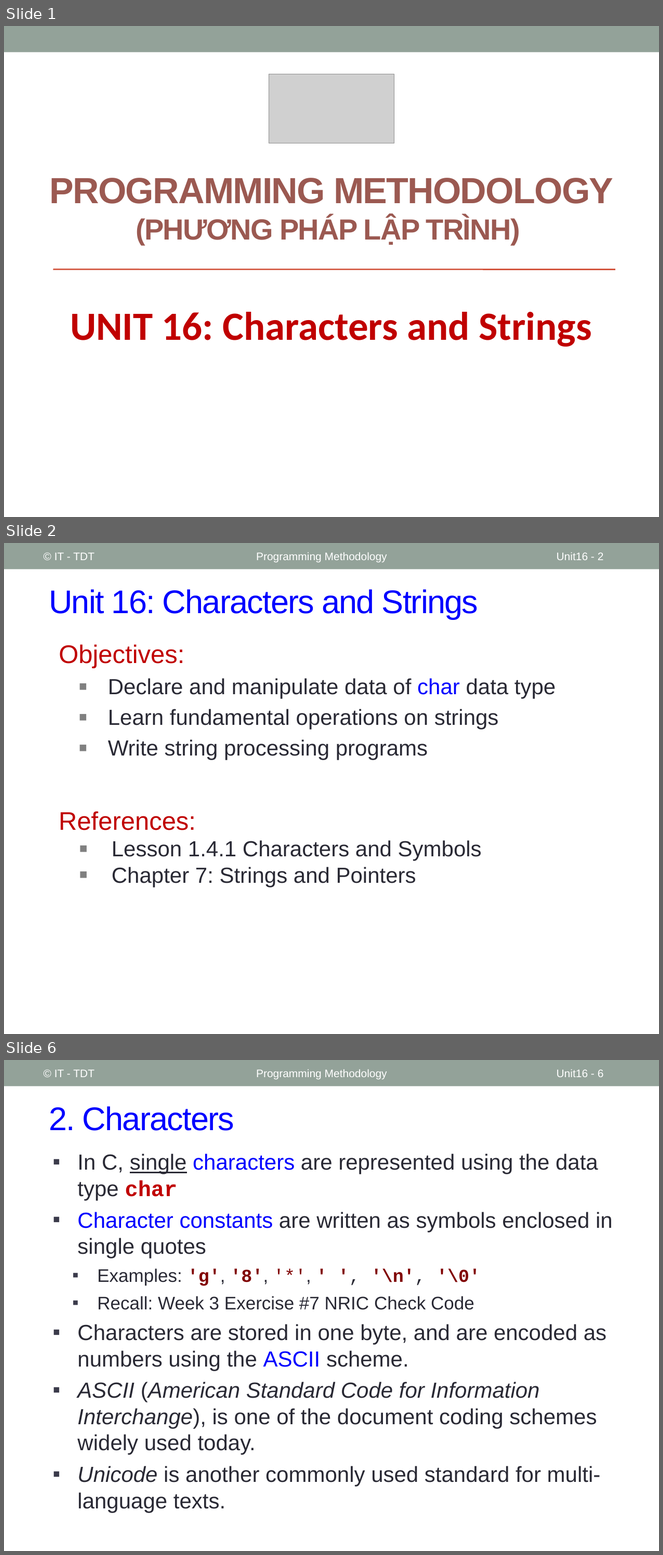
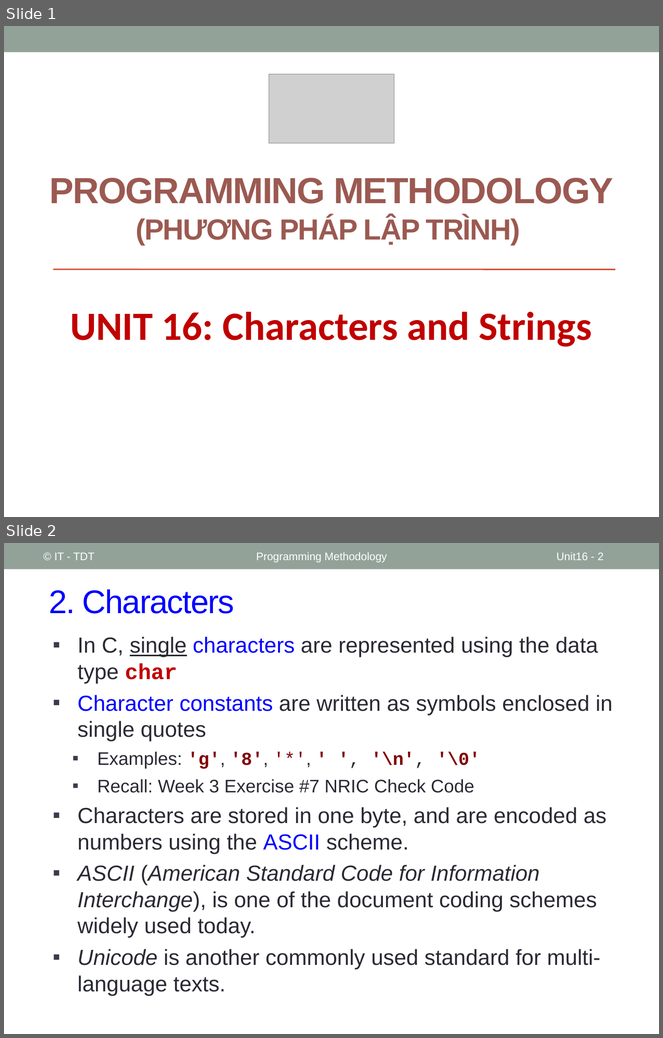
Before and after one commit to coder1097/Programming-Methodology, a slide deck: PPLT_Slides/Slides/Unit16_Characters_and_Strings.pptx. Shown one above the other, each under a label of ours: slides 1, 2 and 6 before the commit, slides 1 and 2 after it; the slides between them are not shown. The pictures are 663x1555 and 663x1038 pixels, drawn with LibreOffice and Linux fonts; fonts in the diff are those of the drawing; grey boxes stand for pictures. Boxes give left, top, right and bottom in pixels: in the first picture for what was removed or moved away, otherwise in the second. Text is boxed around its words. In the diff, an @@ line names an element or a change of style, - is before the commit and + after.

```diff
--- a/PPLT_Slides/Slides/Unit16_Characters_and_Strings.pptx
+++ b/PPLT_Slides/Slides/Unit16_Characters_and_Strings.pptx
@@ slide 2 removed at (4, 543, 659, 1034), background #FFFFFF; not listed: 1 template element that a slide beside it also shows @@
@@ text removed at (54, 552, 94, 560) @@
-© IT - TDT
@@ text removed at (256, 552, 387, 562) @@
-Programming Methodology
@@ page number removed at (557, 552, 604, 560) @@
-Unit16 - 2
@@ title removed at (49, 589, 479, 619) @@
-Unit 16: Characters and Strings
@@ text removed at (59, 644, 556, 760) @@
-Objectives:
-  ▪ Declare and manipulate data of char data type
-  ▪ Learn fundamental operations on strings
-  ▪ Write string processing programs
@@ text removed at (59, 811, 482, 887) @@
-References:
-  ▪ Lesson 1.4.1 Characters and Symbols
-  ▪ Chapter 7: Strings and Pointers
@@ what was slide 6 is now slide 2 @@
@@ page number at (557, 552, 604, 560): text changed @@
-Unit16 - 6
+Unit16 - 2
```
Also in this commit, not shown: 5 other slides removed, 4 other files.
